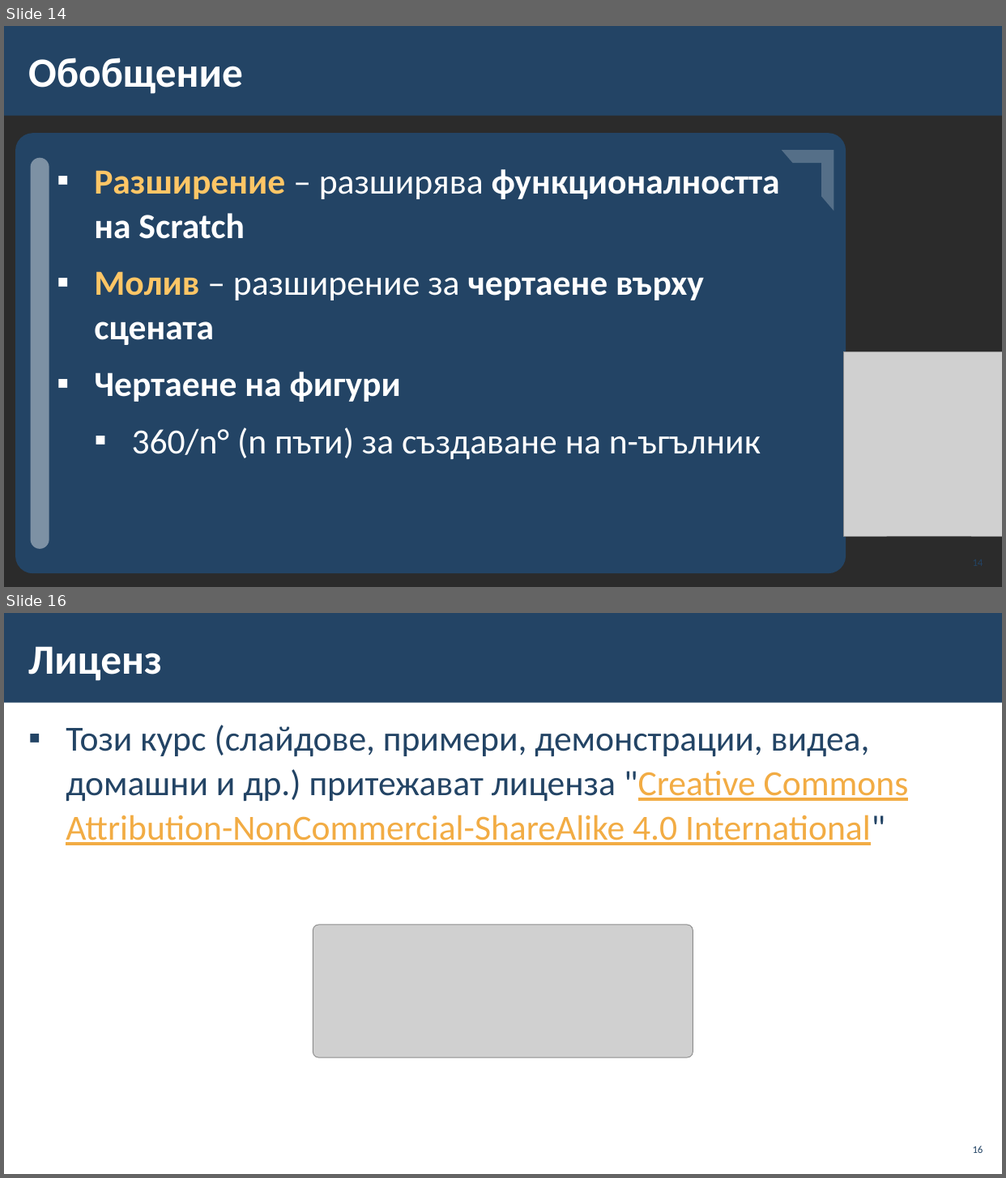
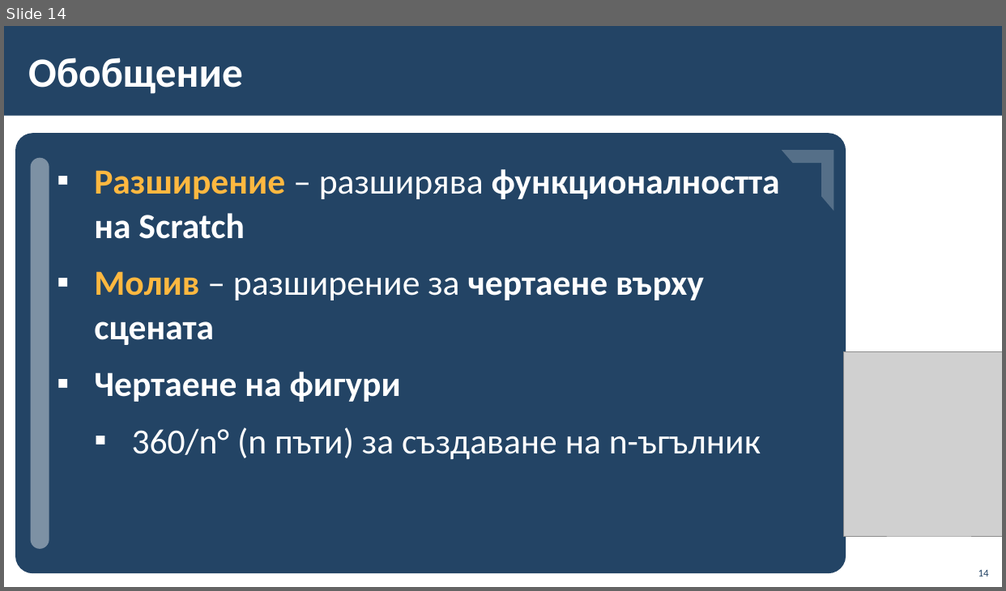
Before and after one commit to BG-IT-Edu/School-Programming, a slide deck: Courses/Computer-Modeling-and-IT/Computer-Modeling-and-IT-5-Class/18-Drawing-Figures/18-Drawing-Figures.pptx. Shown one above the other, each under a label of ours: slides 14 and 16 before the commit, slide 14 after it; the slides between them are not shown. The pictures are 1006x1178 and 1006x591 pixels, drawn with LibreOffice and Linux fonts; fonts in the diff are those of the drawing; grey boxes stand for pictures; background and template pictures are left out; a plain dark background stands for a picture behind light text. Boxes give left, top, right and bottom in pixels: in the first picture for what was removed or moved away, otherwise in the second. Text is boxed around its words. In the diff, an @@ line names an element or a change of style, - is before the commit and + after.

```diff
--- a/Courses/Computer-Modeling-and-IT/Computer-Modeling-and-IT-5-Class/18-Drawing-Figures/18-Drawing-Figures.pptx
+++ b/Courses/Computer-Modeling-and-IT/Computer-Modeling-and-IT-5-Class/18-Drawing-Figures/18-Drawing-Figures.pptx
@@ slide 16 removed at (4, 613, 1002, 1174), background picture (left out); not listed: 1 template element that a slide beside it also shows @@
@@ title removed at (28, 646, 162, 681) @@
-Лиценз
@@ text removed at (66, 725, 909, 845) @@
-▪ Този курс (слайдове, примери, демонстрации, видеа, домашни и др.) притежават лиценза "Creative Commons Attribution-NonCommercial-ShareAlike 4.0 International"
@@ picture removed at (313, 925, 693, 1059) @@
@@ page number removed at (973, 1146, 983, 1153) @@
-16
@@ slide 14 changed as well @@
@@ background picture (left out) to #FFFFFF @@
@@ text at (94, 169, 780, 345): text colour #FFC666 to #FFB840 in "Разширение", "Молив" @@
@@ page number: place and size @@
-page number at (951, 550, 987, 575)
+page number at (978, 570, 989, 577)
@@ page number at (978, 570, 989, 577): vertical alignment middle to bottom @@
```
Also in this commit, not shown: 12 other slides changed, 3 slides added, 2 other slides removed, 5 other files.
